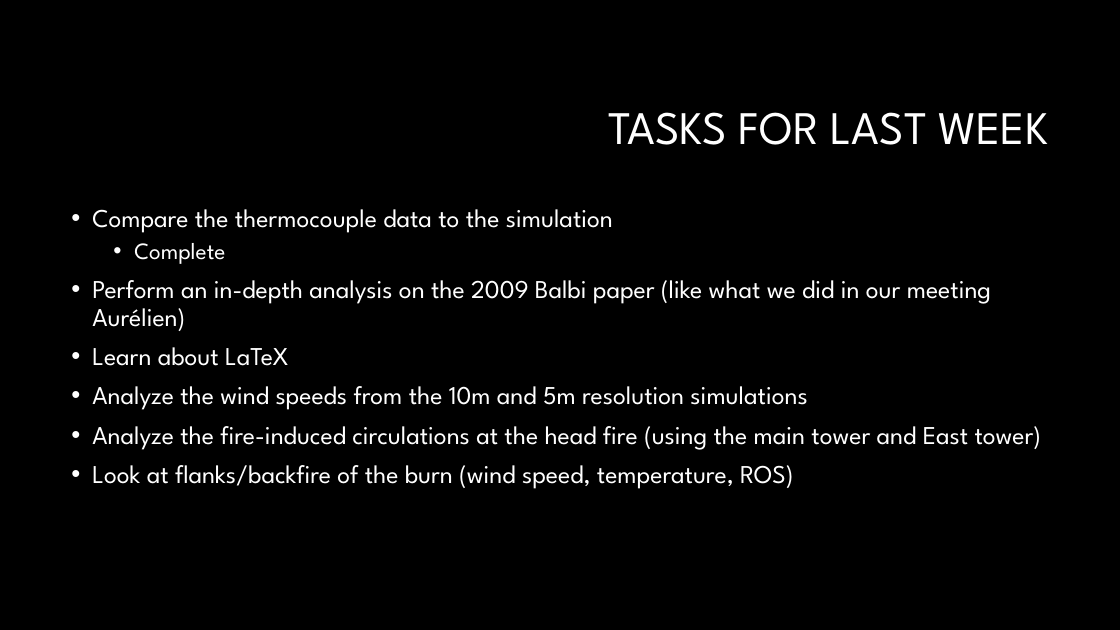
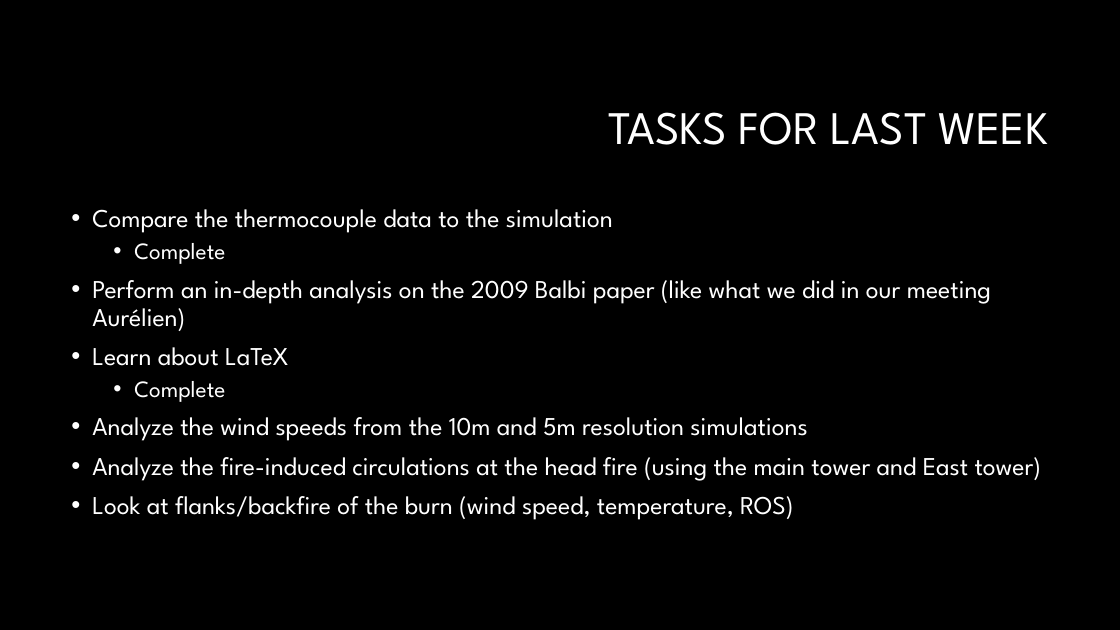
Before and after one commit to Jeremy-Benik/Meeting_Notes, a slide deck: slide 2 of weekly_meetings/11042022_Presentation.pptx. Drawn at 1120x630 pixels with LibreOffice and Linux fonts; fonts in the diff are those of the drawing; background and template pictures are left out. Boxes give left, top, right and bottom in pixels: in the first picture for what was removed or moved away, otherwise in the second. Text is boxed around its words. In the diff, an @@ line names an element or a change of style, - is before the commit and + after.

```diff
--- a/weekly_meetings/11042022_Presentation.pptx
+++ b/weekly_meetings/11042022_Presentation.pptx
@@ text at [134, 381, 225, 402]: paragraph added @@
+  • Complete
```
Also in this commit, not shown: 6 slides added.
